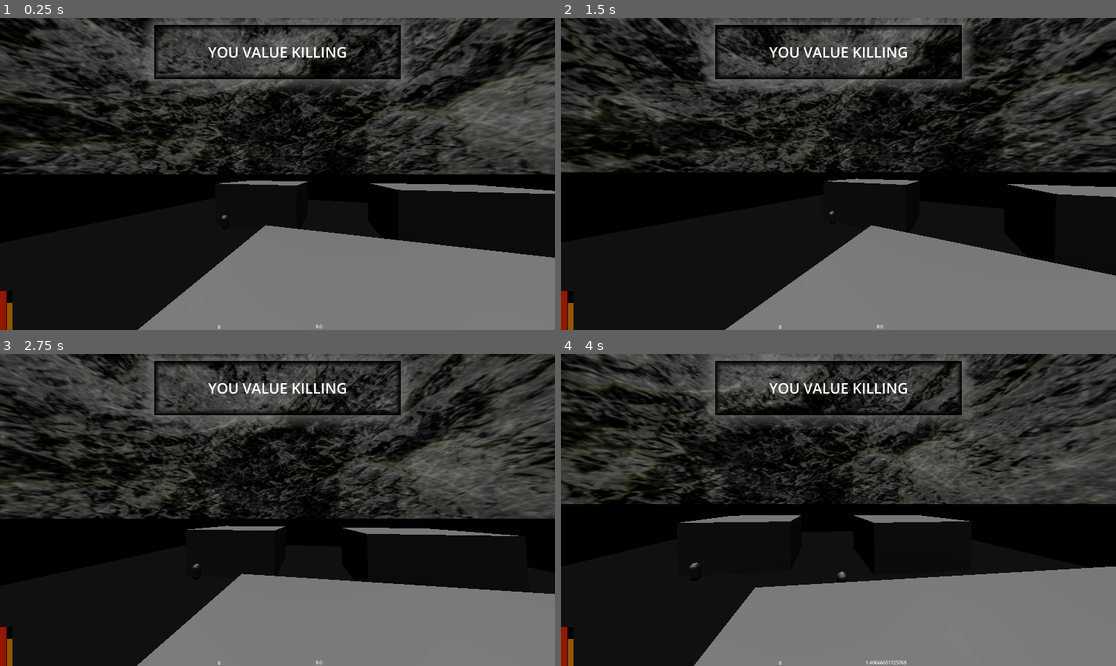
Above: before the commit, frames 1-4 (two rows, left to right).
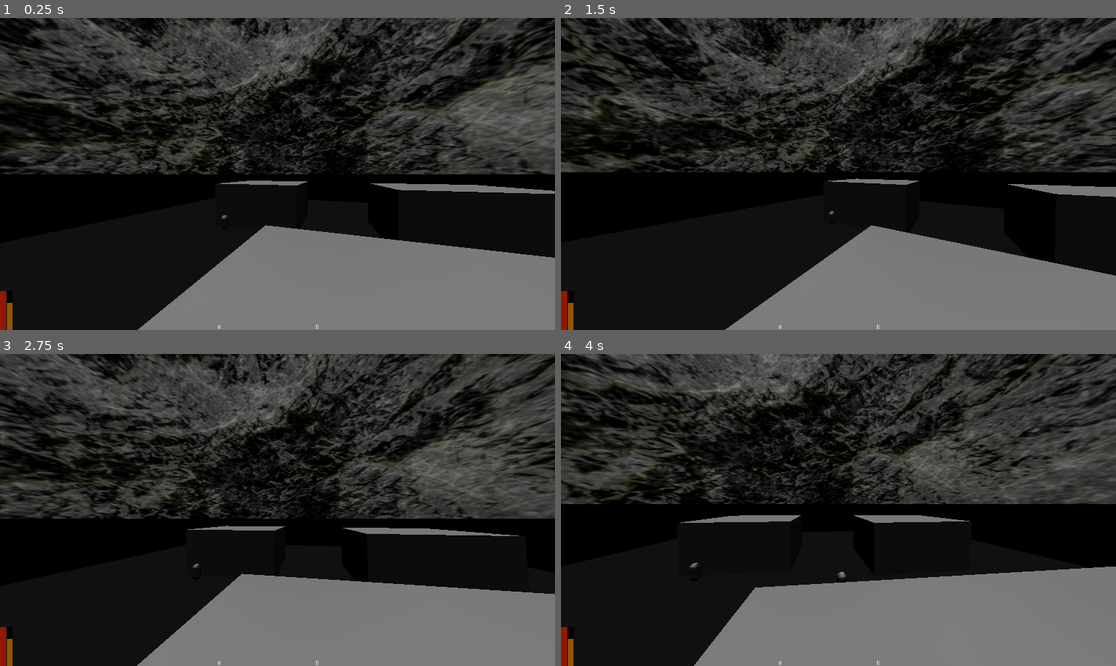
Above: after the commit, the same moments.

Repository: sharwenn-dev/debasement-game
Game: Godot game, scene res://test_world.tscn
Two runs of this game, one before a commit and one after it. Both use one fixed random seed, a clock stepped at 60 frames per second and the inputs below.
Inputs (mouse positions are in pixels of both pictures, inside the frame that each line leads up to):
- Up to frame 1 (0.25 s): no input
- Up to frame 2 (1.5 s): tap Enter (ui_accept) at 0.5, 0.77 s; move the mouse to (866, 174) at 0.52 s; hold Up (ui_up) from 0.53 s (still down); tap F (interact) at 0.6, 1.35 s; move the mouse to (810, 174) at 1.27 s
- Up to frame 3 (2.75 s): keep holding Up (ui_up); tap Enter (ui_accept) at 1.52 s; move the mouse to (288, 503) at 2.02 s; tap F (interact) at 2.1 s
- Up to frame 4 (4 s): keep holding Up (ui_up); tap Enter (ui_accept) at 2.75, 3.02, 3.77 s; move the mouse to (832, 516) at 2.77 s; tap F (interact) at 2.85, 3.6 s; move the mouse to (877, 513) at 3.52 s

The runs differ from the first frame. In frame 1, 3.6% of the frame differs, in the area x 26-74%, y 0-100%; in frame 2, 3.3%; in frame 3, 3.4%; in frame 4, 3.4%.

Commit message:
5/19 value testing, works but doesn't reset

Diff:
--- a/debase_player.tscn
+++ b/debase_player.tscn
@@ -24,6 +24,7 @@
 @onready var health_bar = $head/Camera3D/HUD/health_bar
 @onready var hunger_bar = $head/Camera3D/HUD/hunger_bar
 @onready var dialogue_box = $head/Camera3D/HUD/dialogue
+@onready var value_box = $head/Camera3D/HUD/value
 @onready var interact_ray = $head/Camera3D/interact_ray
 @onready var floor_ray = $floor_ray
 @onready var left_node = $head/Camera3D/Left
@@ -49,12 +50,14 @@
 var dialogue_cooldown = false
 
 @export var data = {
+	\"STATE\": \"alive\",
 	\"max_health\": 50,
 	\"health\": 50,
 	\"max_hunger\": 100,
 	\"hunger\": 70,
 	\"left\": null,
 	\"right\": null,
+	\"values\": [],
 	\"value\": {
 		\"kills\": 0,
 		\"starve_time\": 0,
@@ -109,6 +112,7 @@
 		if Input.get_mouse_mode() == Input.MOUSE_MODE_CAPTURED:
 			Input.set_mouse_mode(Input.MOUSE_MODE_VISIBLE)
 		OS.alert(\"dead\")
+		data.STATE = \"dead\"
 		get_tree().call_deferred(\"reload_current_scene\")
 
 func do_dialogue(text_set, page, character):
@@ -151,11 +155,12 @@
 
 func drop_item(item):
 	var point = floor_ray.get_collision_point()
-	item.get_parent().remove_child(item)
-	get_tree().get_root().add_child(item)
-	item.use_collision = true
-	item.global_position = point
-	item.global_position.y += 0.05
+	if item != null:
+		item.get_parent().remove_child(item)
+		get_tree().get_root().add_child(item)
+		item.use_collision = true
+		item.global_position = point
+		item.global_position.y += 0.05
 
 func _physics_process(delta: float) -> void:
 	if in_dialogue:
@@ -171,7 +176,7 @@
 		drop_item(data.right)
 
 	$head/Camera3D/HUD/left_test.text = str(data.value.kills)
-	$head/Camera3D/HUD/right_test.text = str(velocity.y)
+	$head/Camera3D/HUD/right_test.text = str(data.values)
 	if Input.is_action_just_pressed(\"left_click\") and data.left != null:
 		data.left.activate()
 	elif Input.is_action_just_pressed(\"right_click\") and data.right != null:
@@ -415,7 +420,8 @@
 horizontal_alignment = 1
 vertical_alignment = 1
 
-[node name="Label" type="Label" parent="head/Camera3D/HUD"]
+[node name="value" type="Label" parent="head/Camera3D/HUD"]
+visible = false
 anchors_preset = 5
 anchor_left = 0.5
 anchor_right = 0.5
@@ -426,7 +432,6 @@
 grow_horizontal = 2
 theme_override_font_sizes/font_size = 50
 theme_override_styles/normal = SubResource("StyleBoxFlat_0ijgc")
-text = "YOU VALUE KILLING"
 horizontal_alignment = 1
 vertical_alignment = 1
 
--- a/value_handle.gd
+++ b/value_handle.gd
@@ -1,9 +1,26 @@
 extends Node
 
 @onready var player = get_tree().get_first_node_in_group("Player")
+@onready var value = player.data.value
+
+var values = {
+	"killing": [2, false],
+	"starving": [30, false],
+	"falling": [60, false],
+}
+
+func value_reset():
+	values.killing[1] = false
 
 func _process(delta: float) -> void:
 	player = get_tree().get_first_node_in_group("Player")
 	if player != null:
-		if player.data.value.kills >= 2:
-			player.take_damage(1000, "visceral")
+		if player.data.STATE == "dead":
+			value_reset()
+		if value.kills >= values.killing[0] and not values.killing[1]:
+			player.data.values.append("killing")
+			var value_path = load("res://values/killing.tscn")
+			var value_scene = value_path.instantiate()
+			player.add_child(value_scene)
+			value_scene.initialize()
+			values.killing[1] = true
--- /dev/null
+++ b/values/killing.gd
@@ -0,0 +1,15 @@
+extends BaseValue
+
+func _ready() -> void:
+	initialized = false
+
+func initialize():
+	if not initialized:
+		player.drop_item(player.data.left)
+		player.drop_item(player.data.right)
+		player.value_box.text = value_name
+		player.value_box.visible = true
+		await get_tree().create_timer(5).timeout
+		player.value_box.visible = false
+		player.value_box.text = ""
+		initialized = true
--- /dev/null
+++ b/values/killing.tscn
@@ -0,0 +1,7 @@
+[gd_scene load_steps=2 format=3 uid="uid://bd4vqfxg2qloh"]
+
+[ext_resource type="Script" uid="uid://dobog2anvwsie" path="res://values/killing.gd" id="1_oq1lu"]
+
+[node name="killing" type="Node3D"]
+script = ExtResource("1_oq1lu")
+value_name = "YOU VALUE KILLING"
Not shown, added: values/killing.gd.uid
